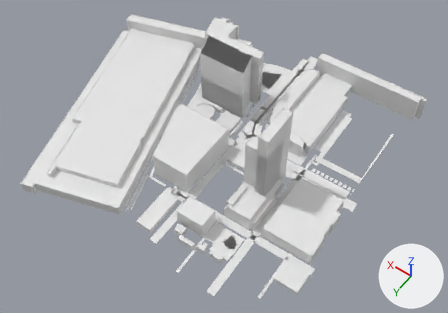
The glTF model app/public/world/tiles/1_6.glb as it was, and as the next commit left it.
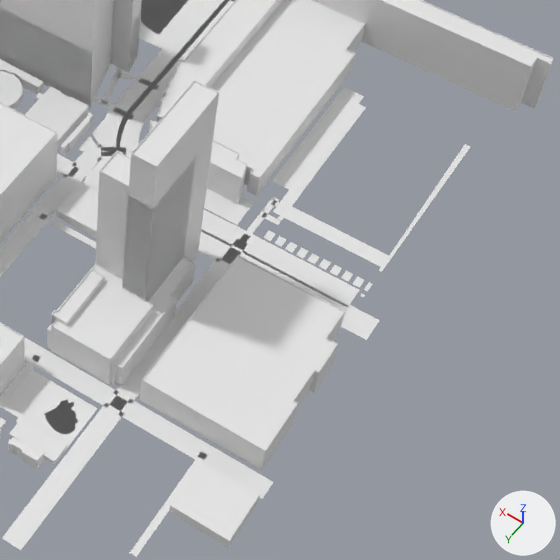
Each version appears first whole from a camera (50 mm lens) standing at (319.0, -2609.0, 912.0) and looking at (723.0, -3174.0, 24.0), and next in a close-up on the part from 46% to 96% of the width and 24% to 96% of the height. The lights are fixed; the arrows at lower right show +X, +Y and +Z. The last two pictures show the newer version. Where no turn or scale is listed for an object, it has been applied to the vertices. Vertices at exactly the same position are counted once.

Objects in the first close-up: 'buildings', 'ground'.
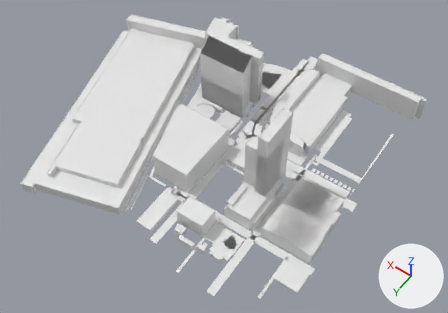
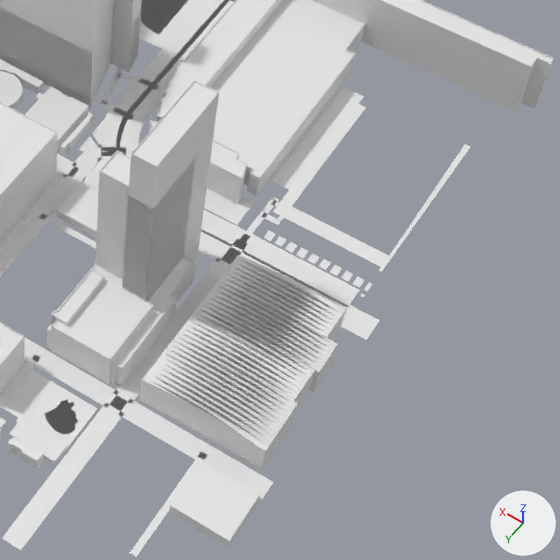
What differs and where, as boxes [x1, y1, x2, y2] in the close-ups (560 x 560 px):
part 1 of me_buildings, added: after [143, 256, 345, 451]

What the commit changed:
me_buildings is used by ob_buildings; location (790.6, -3206.2, 87.9).
me_buildings had 1540 vertices, 2831 faces and spanned x -314.0..314.0, y -287.0..287.0, z -88.0..88.0.
me_buildings now has 2439 vertices, 3903 faces and spans x -314.0..314.0, y -287.0..287.0, z -88.0..88.0.
me_buildings part 1: 899 vertices added at x -302.0..-206.0, y -8.0..119.0, z -63.0..-57.0.
